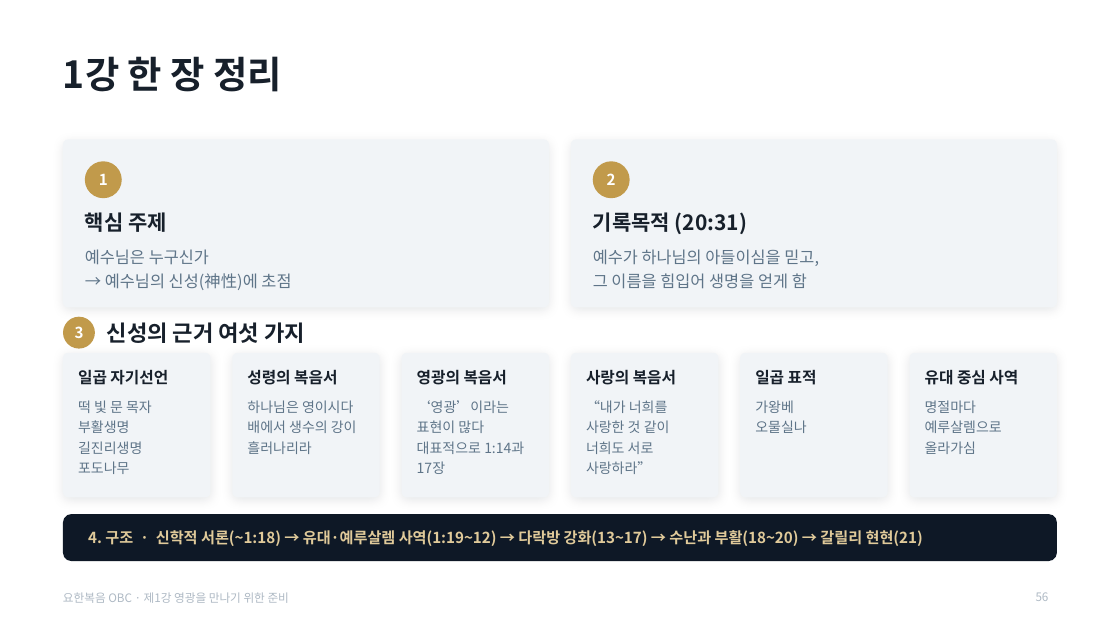
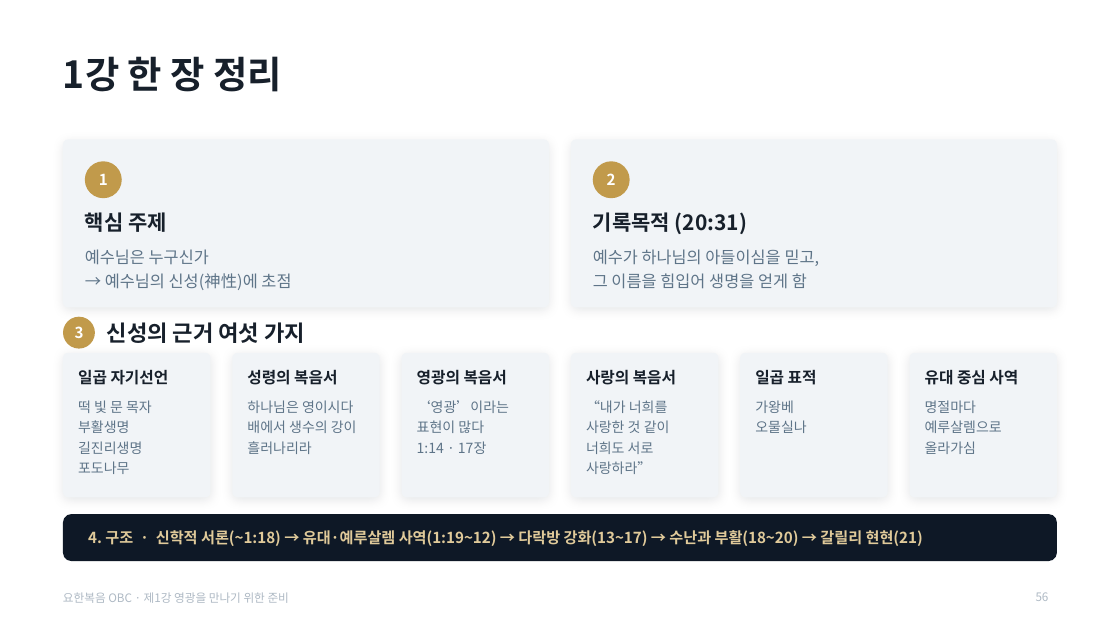
Before and after one commit to mio-modu/bible_GospelofJohn, a slide deck: slide 56 of dist/요한복음_1강_영광을_만나기_위한_준비.pptx. Drawn at 1120x630 pixels with LibreOffice and Linux fonts; fonts in the diff are those of the drawing. Boxes give left, top, right and bottom in pixels: in the first picture for what was removed or moved away, otherwise in the second. Text is boxed around its words. In the diff, an @@ line names an element or a change of style, - is before the commit and + after.

```diff
--- a/dist/요한복음_1강_영광을_만나기_위한_준비.pptx
+++ b/dist/요한복음_1강_영광을_만나기_위한_준비.pptx
@@ text at bbox=[417, 400, 509, 454]: text changed @@
-‘영광’이라는 표현이 많다
-대표적으로 1:14과 17장
+‘영광’이라는
+표현이 많다
+1:14 · 17장
```
Also in this commit, not shown: 18 other slides changed, 6 other files.
